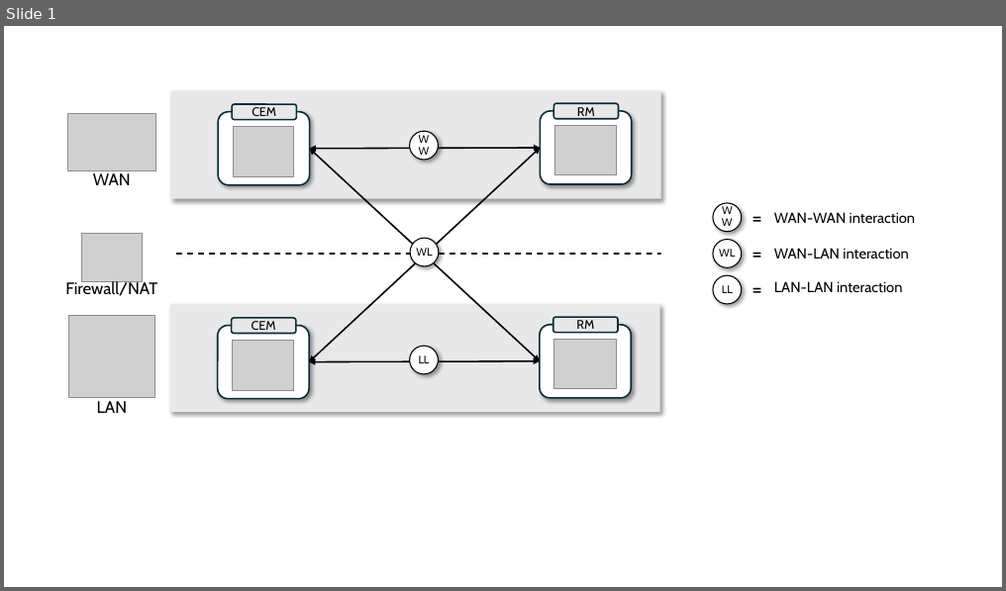
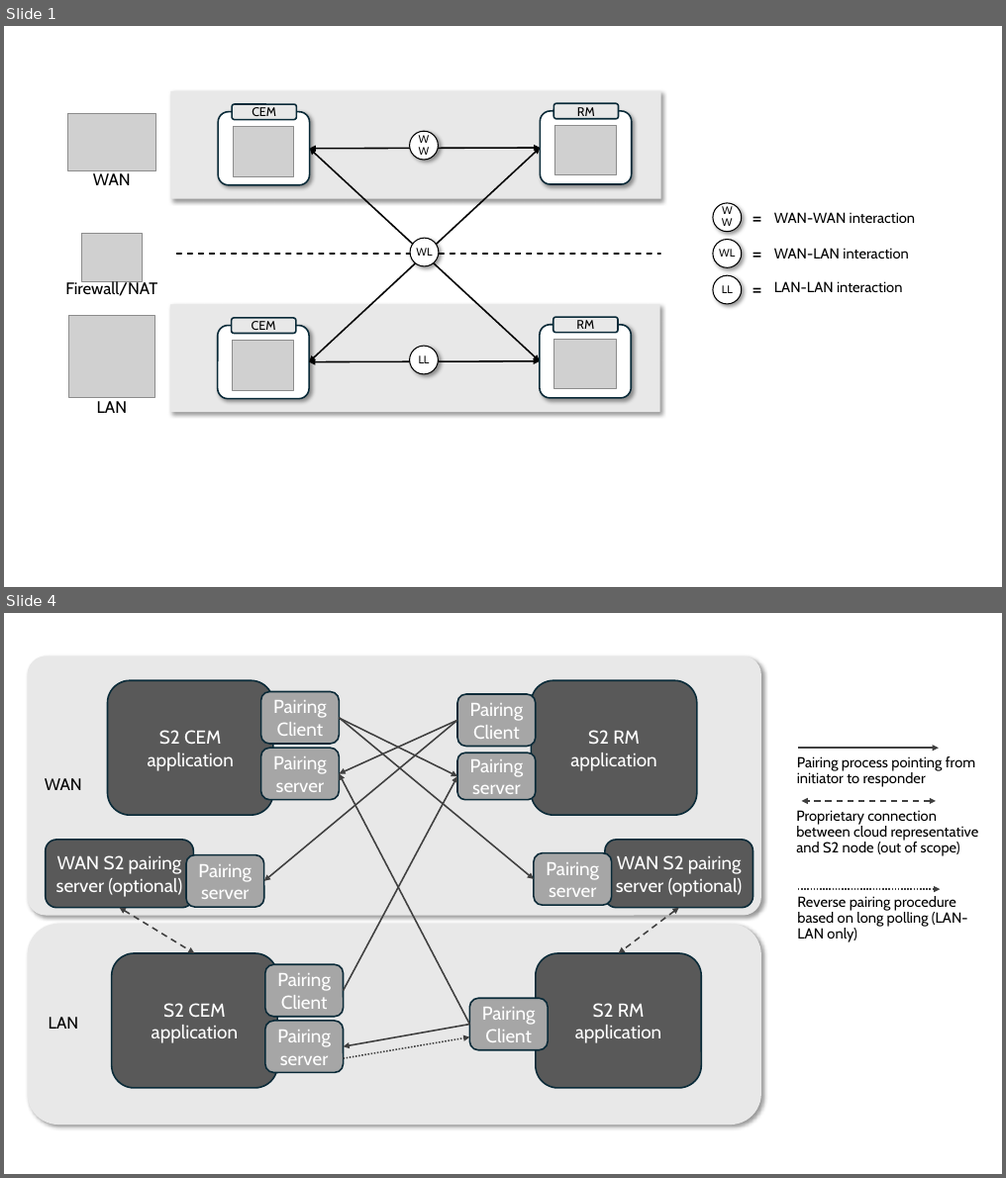
Before and after one commit to flexiblepower/s2-documentation, a slide deck: website/static/img/communication-layer/powerpoint_img_source.pptx. Shown one above the other, each under a label of ours: slide 1 before the commit, slides 1 and 4 after it; the slides between them are not shown. The pictures are 1006x591 and 1006x1178 pixels, drawn with LibreOffice and Linux fonts; fonts in the diff are those of the drawing; grey boxes stand for pictures. Boxes give left, top, right and bottom in pixels: in the first picture for what was removed or moved away, otherwise in the second. Text is boxed around its words. In the diff, an @@ line names an element or a change of style, - is before the commit and + after.

```diff
--- a/website/static/img/communication-layer/powerpoint_img_source.pptx
+++ b/website/static/img/communication-layer/powerpoint_img_source.pptx
@@ slide 4 added at box(4, 613, 1002, 1174), background #FFFFFF @@
@@ rounded rectangle added at box(27, 657, 761, 916), fill #E8E8E8, 16 pt, text #000000 @@
+WAN
@@ rounded rectangle added at box(107, 680, 273, 815), fill #595959, outline #092A39 1.5 pt, 18 pt, text #FFFFFF @@
+S2 CEM application
@@ rounded rectangle added at box(260, 691, 339, 744), fill #A6A6A6, outline #092A39 1.5 pt, 18 pt, text #FFFFFF @@
+Pairing Client
@@ rounded rectangle added at box(457, 694, 536, 747), fill #A6A6A6, outline #092A39 1.5 pt, 18 pt, text #FFFFFF @@
+Pairing Client
@@ rounded rectangle added at box(531, 680, 697, 815), fill #595959, outline #092A39 1.5 pt, 18 pt, text #FFFFFF @@
+S2 RM application
@@ arrow added from (457, 720) to (264, 881), #404040 1.5 pt @@
@@ arrow added from (340, 718) to (457, 776), #404040 1.5 pt @@
@@ arrow added from (457, 720) to (340, 774), #404040 1.5 pt @@
@@ arrow added from (340, 718) to (534, 879), #404040 1.5 pt @@
@@ rounded rectangle added at box(260, 748, 339, 799), fill #A6A6A6, outline #092A39 1.5 pt, 18 pt, text #FFFFFF @@
+Pairing server
@@ rounded rectangle added at box(457, 753, 536, 800), fill #A6A6A6, outline #092A39 1.5 pt, 18 pt, text #FFFFFF @@
+Pairing server
@@ text added at box(797, 757, 975, 787), 14 pt, text #000000 @@
+Pairing process pointing from initiator to responder
@@ arrow added from (798, 748) to (939, 748), #404040 1.5 pt @@
@@ arrow added from (469, 1025) to (340, 774), #404040 1.5 pt @@
@@ arrow added from (344, 991) to (457, 776), #404040 1.5 pt @@
@@ text added at box(796, 810, 979, 857), 14 pt, text #000000 @@
+Proprietary connection between cloud representative and S2 node (out of scope)
@@ double arrow added from (936, 801) to (802, 801), #404040 1.5 pt dashed @@
@@ rounded rectangle added at box(46, 840, 193, 908), fill #595959, outline #092A39 1.5 pt, 18 pt, text #FFFFFF @@
+WAN S2 pairing server (optional)
@@ rounded rectangle added at box(605, 840, 753, 908), fill #595959, outline #092A39 1.5 pt, 18 pt, text #FFFFFF @@
+WAN S2 pairing server (optional)
@@ rounded rectangle added at box(186, 856, 263, 907), fill #A6A6A6, outline #092A39 1.5 pt, 18 pt, text #FFFFFF @@
+Pairing server
@@ rounded rectangle added at box(534, 854, 612, 905), fill #A6A6A6, outline #092A39 1.5 pt, 18 pt, text #FFFFFF @@
+Pairing server
@@ double arrow added from (119, 908) to (195, 954), #404040 1.5 pt dashed @@
@@ double arrow added from (679, 908) to (619, 954), #404040 1.5 pt dashed @@
@@ text added at box(797, 896, 968, 943), 14 pt, text #000000 @@
+Reverse pairing procedure based on long polling (LAN-LAN only)
@@ arrow added from (798, 889) to (941, 889), #404040 1.5 pt dashed @@
@@ rounded rectangle added at box(27, 924, 761, 1125), fill #E8E8E8, 16 pt, text #000000 @@
+LAN
@@ rounded rectangle added at box(112, 954, 278, 1088), fill #595959, outline #092A39 1.5 pt, 18 pt, text #FFFFFF @@
+S2 CEM application
@@ rounded rectangle added at box(265, 964, 344, 1017), fill #A6A6A6, outline #092A39 1.5 pt, 18 pt, text #FFFFFF @@
+Pairing Client
@@ rounded rectangle added at box(536, 954, 702, 1088), fill #595959, outline #092A39 1.5 pt, 18 pt, text #FFFFFF @@
+S2 RM application
@@ rounded rectangle added at box(469, 998, 548, 1051), fill #A6A6A6, outline #092A39 1.5 pt, 18 pt, text #FFFFFF @@
+Pairing Client
@@ rounded rectangle added at box(265, 1021, 344, 1072), fill #A6A6A6, outline #092A39 1.5 pt, 18 pt, text #FFFFFF @@
+Pairing server
@@ arrow added from (469, 1025) to (344, 1048), #404040 1.5 pt @@
@@ arrow added from (344, 1059) to (469, 1038), #404040 1.5 pt dashed @@
```
Also in this commit, not shown: 1 slide changed, 9 other slides added, 1 other file.
